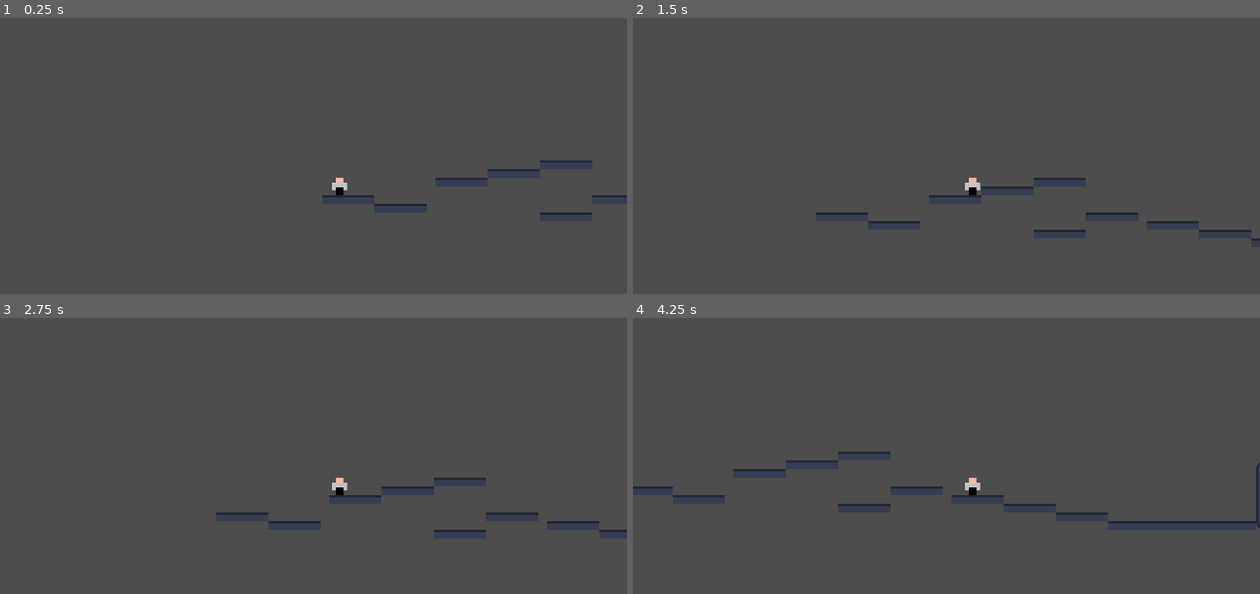
Above: before the commit, frames 1-4 (two rows, left to right).
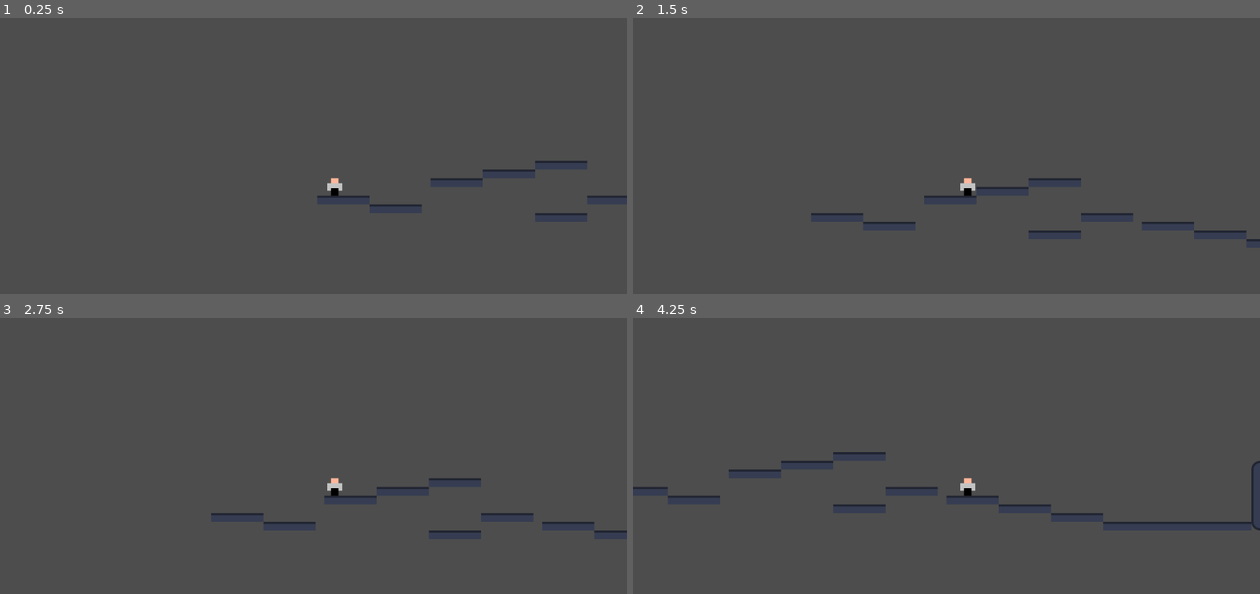
Above: after the commit, the same moments.

Repository: Callerer/selamat
Game: Godot game, scene res://scenes/mainscene.tscn
Two runs of this game, one before a commit and one after it. Both use one fixed random seed, a clock stepped at 60 frames per second and the inputs below. The engine's default icon, where the game draws it, is replaced by a stand-in: a white triangle on a blue panel in a dark square.
Inputs:
- Up to frame 1 (0.25 s): no input
- Up to frame 2 (1.5 s): tap Enter (ui_accept) at 0.5, 0.77 s; hold Right (ui_right) from 0.53 s (still down); tap Alt at 0.6 s; tap Shift at 1.35 s
- Up to frame 3 (2.75 s): tap Enter (ui_accept) at 1.52 s; release Right (ui_right) at 2.03 s; hold Left (ui_left) from 2.03 s (still down); tap Alt at 2.1 s
- Up to frame 4 (4.25 s): release Left (ui_left) at 2.78 s; hold Right (ui_right) from 2.78 s (still down); tap Shift at 2.85 s; tap Enter (ui_accept) at 3.02, 3.77 s; tap Alt at 3.6 s

The runs differ from the first frame. In frame 1, 0.3% of the frame differs, in the area x 50-100%, y 51-72%; in frame 2, 0.4%; in frame 3, 0.4%; in frame 4, 0.7%, in the area x 5-100%, y 48-77%.

Commit message:
initial commit
got the random word api working and spawn random words at random places

Diff:
--- /dev/null
+++ b/scenes/Word.tscn
@@ -0,0 +1,17 @@
+[gd_scene format=3 uid="uid://b7ymew0gnymo4"]
+
+[ext_resource type="Script" uid="uid://pgflwrq0d1yi" path="res://scripts/Word.gd" id="1_wyg85"]
+
+[sub_resource type="RectangleShape2D" id="RectangleShape2D_qjg3l"]
+size = Vector2(64, 28)
+
+[node name="Area2D" type="Area2D" unique_id=2124327992]
+script = ExtResource("1_wyg85")
+
+[node name="Label" type="Label" parent="." unique_id=1241593107]
+offset_right = 40.0
+offset_bottom = 23.0
+
+[node name="CollisionShape2D" type="CollisionShape2D" parent="." unique_id=208298586]
+position = Vector2(33, 15)
+shape = SubResource("RectangleShape2D_qjg3l")
--- a/scenes/mainscene.tscn
+++ b/scenes/mainscene.tscn
@@ -1,6 +1,7 @@
 [gd_scene format=4 uid="uid://bpb78l1i2n8hr"]
 
 [ext_resource type="PackedScene" uid="uid://csbwaq0s8dcy7" path="res://scenes/player.tscn" id="1_golqe"]
+[ext_resource type="Script" uid="uid://5ukxqad3vcxt" path="res://scripts/mainscene.gd" id="1_nx3wj"]
 [ext_resource type="Texture2D" uid="uid://cnsw31vvo0dhu" path="res://icon.svg" id="2_nx3wj"]
 
 [sub_resource type="TileSetAtlasSource" id="TileSetAtlasSource_4c2fu"]
@@ -138,9 +139,14 @@
 sources/0 = SubResource("TileSetAtlasSource_4c2fu")
 
 [node name="mainscene" type="Node" unique_id=962837657]
+script = ExtResource("1_nx3wj")
 
 [node name="Player" parent="." unique_id=1258030625 instance=ExtResource("1_golqe")]
 
 [node name="TileMapLayer" type="TileMapLayer" parent="." unique_id=613491607]
 tile_map_data = PackedByteArray("AAD+/wEAAAABAAAAAAD//wEAAAACAAAAAAAAAAEAAAADAAAAAAABAAEAAAAEAAAAAAACAAEAAAAFAAAAAAADAA …(1408 unchanged characters)…
 tile_set = SubResource("TileSet_katdn")
+
+[node name="WordapiRequester" type="HTTPRequest" parent="." unique_id=2021072605]
+
+[connection signal="request_completed" from="WordapiRequester" to="." method="_on_wordapi_requester_request_completed"]
--- a/scenes/player.tscn
+++ b/scenes/player.tscn
@@ -15,5 +15,5 @@
 [node name="Sprite2D" type="Sprite2D" parent="." unique_id=736444466]
 texture = ExtResource("1_3vyb7")
 
-[node name="Camera2D" type="Camera2D" parent="." unique_id=761923530]
-position = Vector2(-48, 14)
+[node name="Camera2D" type="Camera2D" parent="." unique_id=1527980799]
+position = Vector2(-39, 13)
--- /dev/null
+++ b/scripts/Word.gd
@@ -0,0 +1,7 @@
+extends Area2D
+
+var word: String
+
+func set_word(w:String):
+	word = w
+	$Label.text = word
--- /dev/null
+++ b/scripts/mainscene.gd
@@ -0,0 +1,29 @@
+extends Node
+
+@onready var http_request = $WordapiRequester
+var words = []
+
+func _ready() -> void:
+	fetch_words()
+
+func fetch_words():
+	var url = "https://random-words-api.kushcreates.com/api?language=es&category=countries&length=6&words=3"
+	http_request.request(url)
+
+func _on_wordapi_requester_request_completed(_result: int, response_code: int, _headers: PackedStringArray, body: PackedByteArray) -> void:
+	if response_code == 200:
+		var json = JSON.parse_string(body.get_string_from_utf8())
+		for word_info in json:
+			var word = word_info["word"]
+			words.append(word)
+		print("Fetched words: ", words)
+		spawn_words()
+	else:
+		print("failed")
+
+func spawn_words():
+	for word in words:
+		var word_node = preload("res://scenes/Word.tscn").instantiate()
+		word_node.set_word(word)
+		word_node.position = Vector2(randf_range(100, 1000), randf_range(-100, 100))
+		add_child(word_node)
Not shown, added: scripts/Word.gd.uid
Not shown, added: scripts/mainscene.gd.uid
